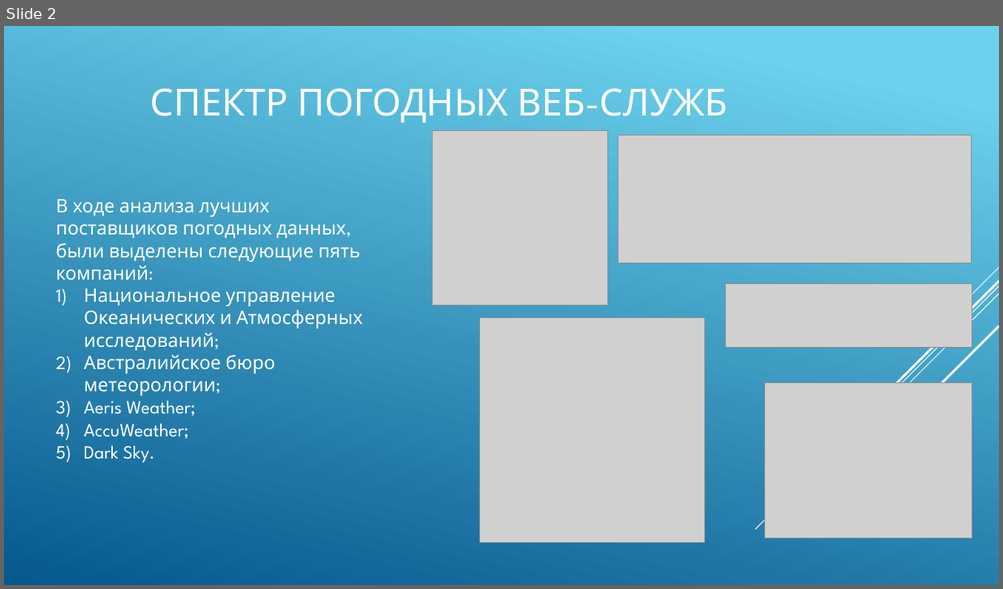
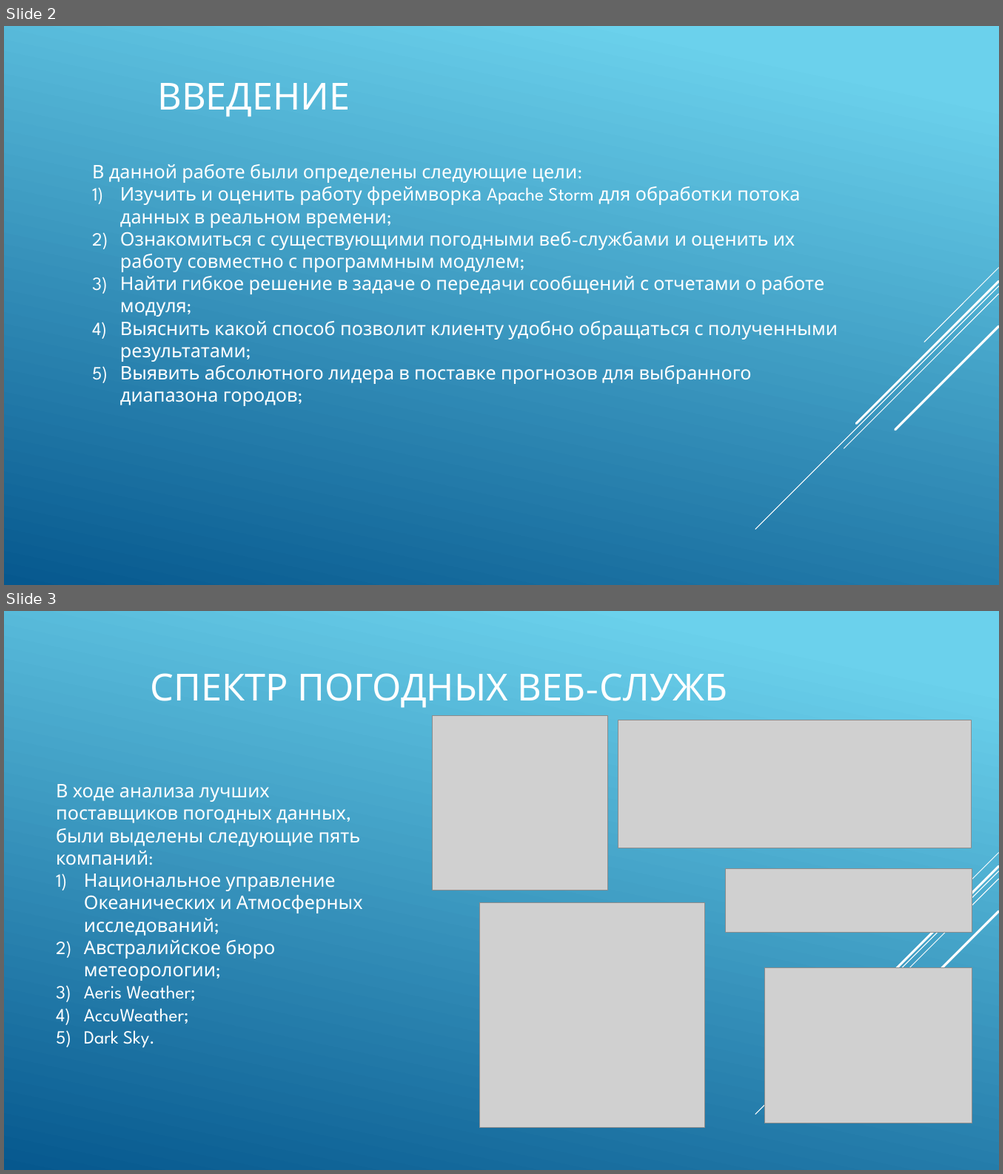
Before and after one commit to vatolinrp/weather-analyzer, a slide deck: docs/VatolinRP.pptx. Shown one above the other, each under a label of ours: slide 2 before the commit, slides 2 and 3 after it. The pictures are 1003x589 and 1003x1174 pixels, drawn with LibreOffice and Linux fonts; fonts in the diff are those of the drawing; grey boxes stand for pictures. Boxes give left, top, right and bottom in pixels: in the first picture for what was removed or moved away, otherwise in the second. Text is boxed around its words. In the diff, an @@ line names an element or a change of style, - is before the commit and + after.

```diff
--- a/docs/VatolinRP.pptx
+++ b/docs/VatolinRP.pptx
@@ slide 2 added at <box>4,26,999,585</box>, background gradient #6ED2EB to #06588E; not listed: 5 template elements that a slide beside it also shows @@
@@ title added at <box>157,83,350,117</box>, 36 pt, text #FFFFFF @@
+ВВЕДЕНИЕ
@@ text added at <box>92,164,837,406</box>, 18 pt, text #FFFFFF @@
+В данной работе были определены следующие цели:
+1) Изучить и оценить работу фреймворка Apache Storm для обработки потока данных в реальном времени;
+2) Ознакомиться с существующими погодными веб-службами и оценить их работу совместно с программным модулем;
+3) Найти гибкое решение в задаче о передачи сообщений с отчетами о работе модуля;
+4) Выяснить какой способ позволит клиенту удобно обращаться с полученными результатами;
+5) Выявить абсолютного лидера в поставке прогнозов для выбранного диапазона городов;
@@ what was slide 2 is now slide 3 @@
```
Also in this commit, not shown: 1 slide changed.
